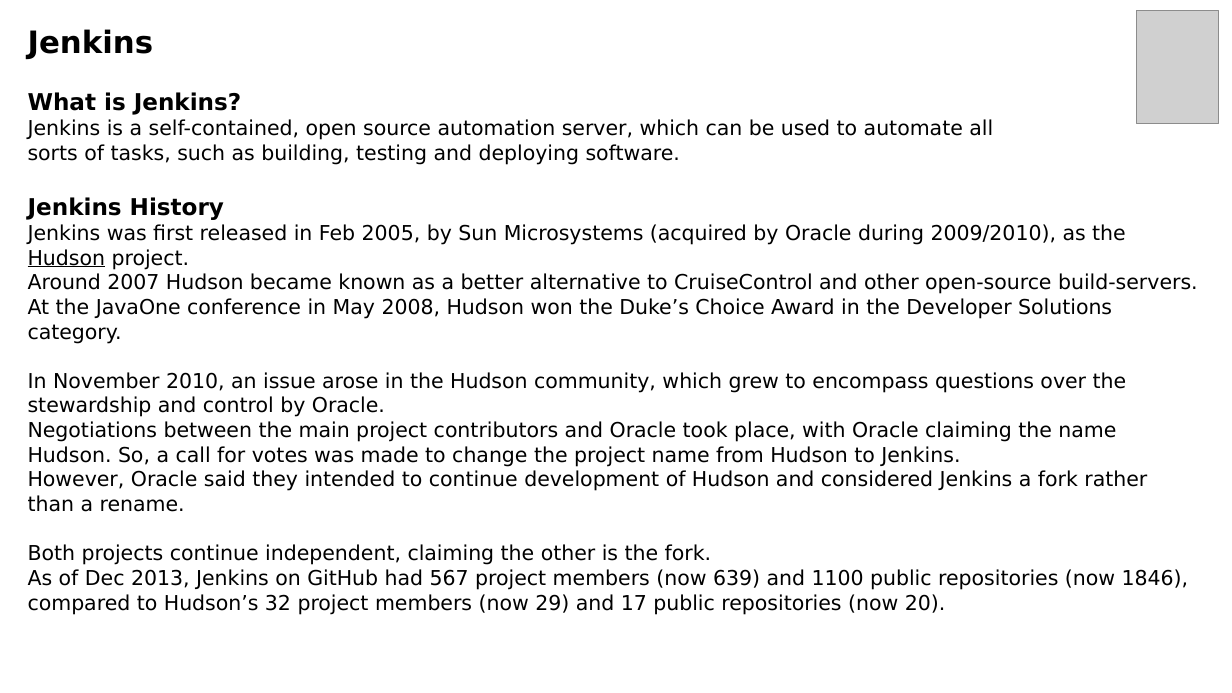
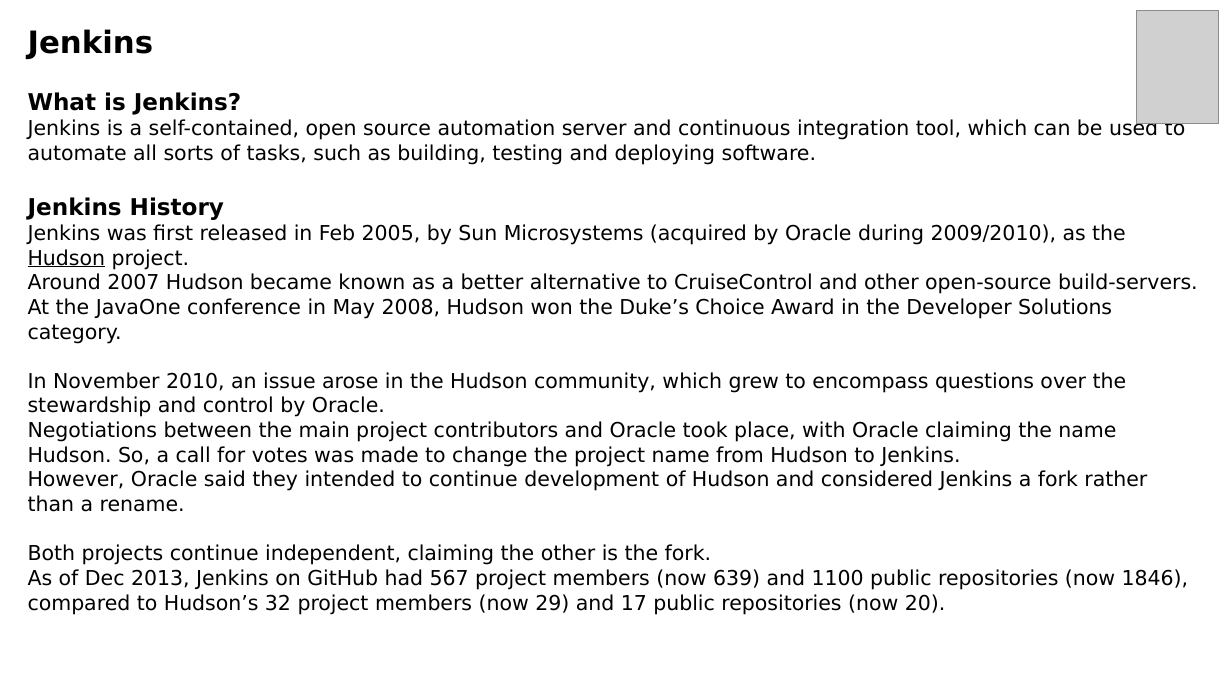
Before and after one commit to luisnabais-courses/course_jenkins, a slide deck: slide 6 of slides/01_fundamentals_course_slides.odp (slide 5 before the commit). Drawn at 1232x693 pixels with LibreOffice and Linux fonts; fonts in the diff are those of the drawing; grey boxes stand for pictures; background and template pictures are left out. Boxes give left, top, right and bottom in pixels: in the first picture for what was removed or moved away, otherwise in the second. Text is boxed around its words. In the diff, an @@ line names an element or a change of style, - is before the commit and + after.

```diff
--- a/slides/01_fundamentals_course_slides.odp
+++ b/slides/01_fundamentals_course_slides.odp
@@ text at box(28, 119, 1186, 165): text changed @@
-Jenkins is a self-contained, open source automation server, which can be used to automate all
-sorts of tasks, such as building, testing and deploying software.
+Jenkins is a self-contained, open source automation server and continuous integration tool, which can be used to automate all sorts of tasks, such as building, testing and deploying software.
```
Also in this commit, not shown: 4 other slides changed, 2 slides added, 1 slide removed, 2 other files.
